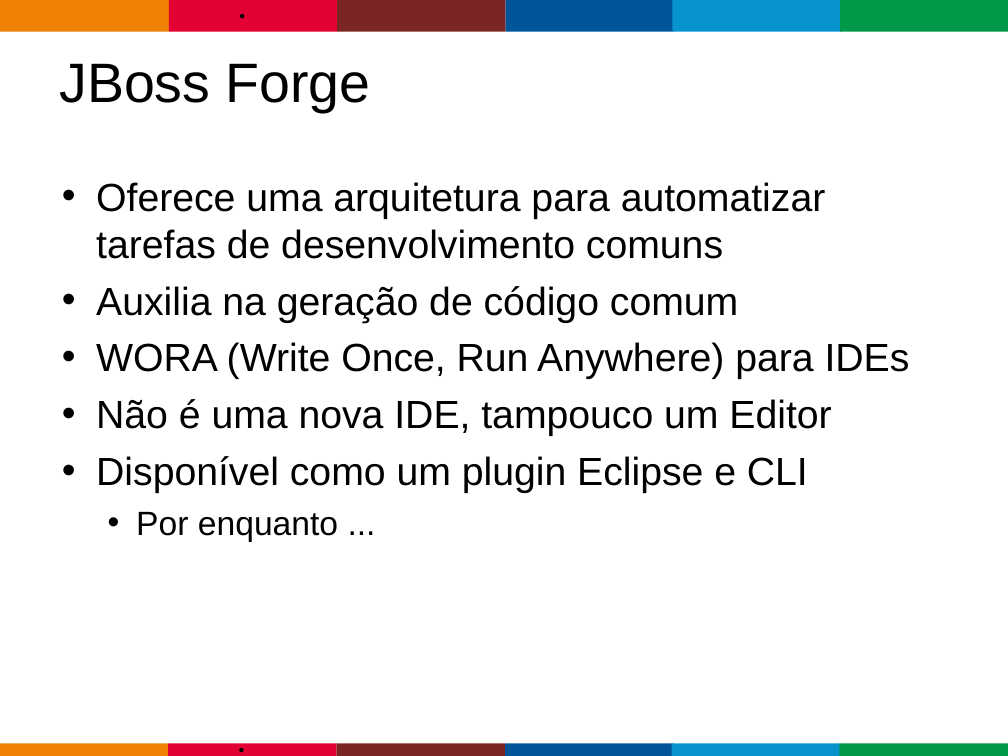
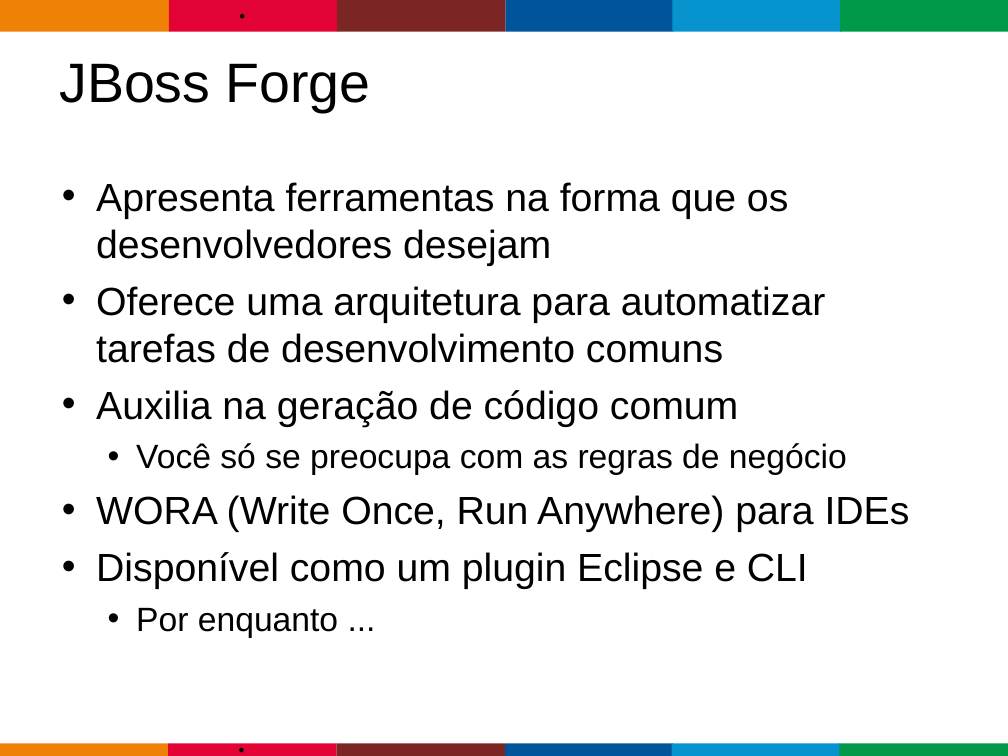
Before and after one commit to gastaldi/talks, a slide deck: slide 8 of Forge/TDC2014/TDC_2014-JBossForge.odp (slide 7 before the commit). Drawn at 1008x756 pixels with LibreOffice and Linux fonts; fonts in the diff are those of the drawing; background and template pictures are left out. Boxes give left, top, right and bottom in pixels: in the first picture for what was removed or moved away, otherwise in the second. Text is boxed around its words. In the diff, an @@ line names an element or a change of style, - is before the commit and + after.

Commit message:
TDC2014 updates

```diff
--- a/Forge/TDC2014/TDC_2014-JBossForge.odp
+++ b/Forge/TDC2014/TDC_2014-JBossForge.odp
@@ text at <box>96,182,788,266</box>: paragraph added @@
+• Apresenta ferramentas na forma que os desenvolvedores desejam
@@ text at <box>96,399,831,436</box>: paragraph removed @@
-• Não é uma nova IDE, tampouco um Editor
@@ text at <box>136,443,847,475</box>: paragraph added @@
+  • Você só se preocupa com as regras de negócio
```
Also in this commit, not shown: 4 other slides changed, 3 slides added.
